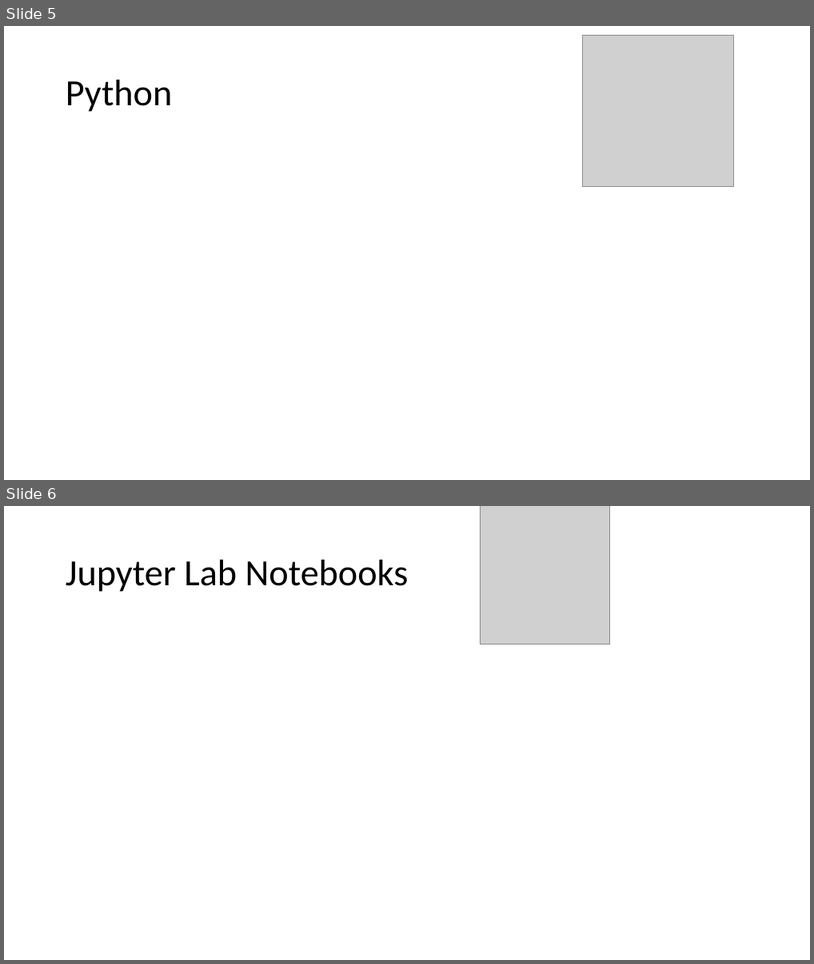
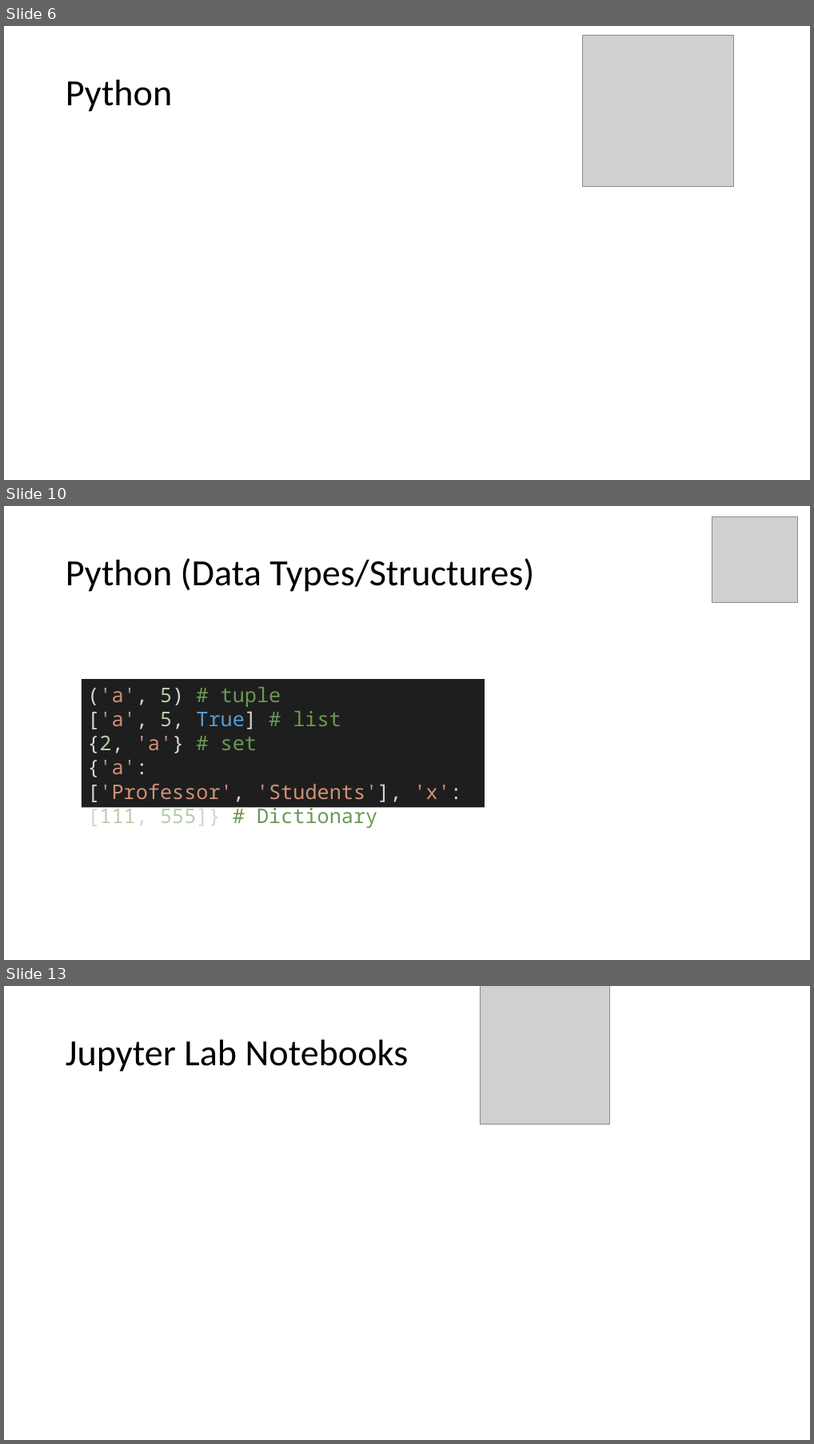
Before and after one commit to mathphysmx/teaching-ml, a slide deck: slides/01_softwareTutorial.pptx. Shown one above the other, each under a label of ours: slides 5 and 6 before the commit, slides 6, 10 and 13 after it; the slides between them are not shown. The pictures are 814x964 and 814x1444 pixels, drawn with LibreOffice and Linux fonts; fonts in the diff are those of the drawing; grey boxes stand for pictures. Boxes give left, top, right and bottom in pixels: in the first picture for what was removed or moved away, otherwise in the second. Text is boxed around its words. In the diff, an @@ line names an element or a change of style, - is before the commit and + after.

Commit message:
python code added

```diff
--- a/slides/01_softwareTutorial.pptx
+++ b/slides/01_softwareTutorial.pptx
@@ slide 10 added at <box>4,506,810,960</box>, background #FFFFFF @@
@@ picture added at <box>712,517,798,603</box> @@
@@ title added at <box>66,558,534,592</box>, 44 pt, text #000000 @@
+Python (Data Types/Structures)
@@ rectangle added at <box>82,679,485,808</box>, fill #1E1E1E, 24 pt, text #CE9178 @@
+('a', 5) # tuple
+['a', 5, True] # list
+{2, 'a'} # set
+{'a':['Professor', 'Students'], 'x':[111, 555]} # Dictionary
@@ what was slide 5 is now slide 6 @@
@@ what was slide 6 is now slide 13 @@
```
Also in this commit, not shown: 7 other slides added, 1 slide removed, 4 other files.
